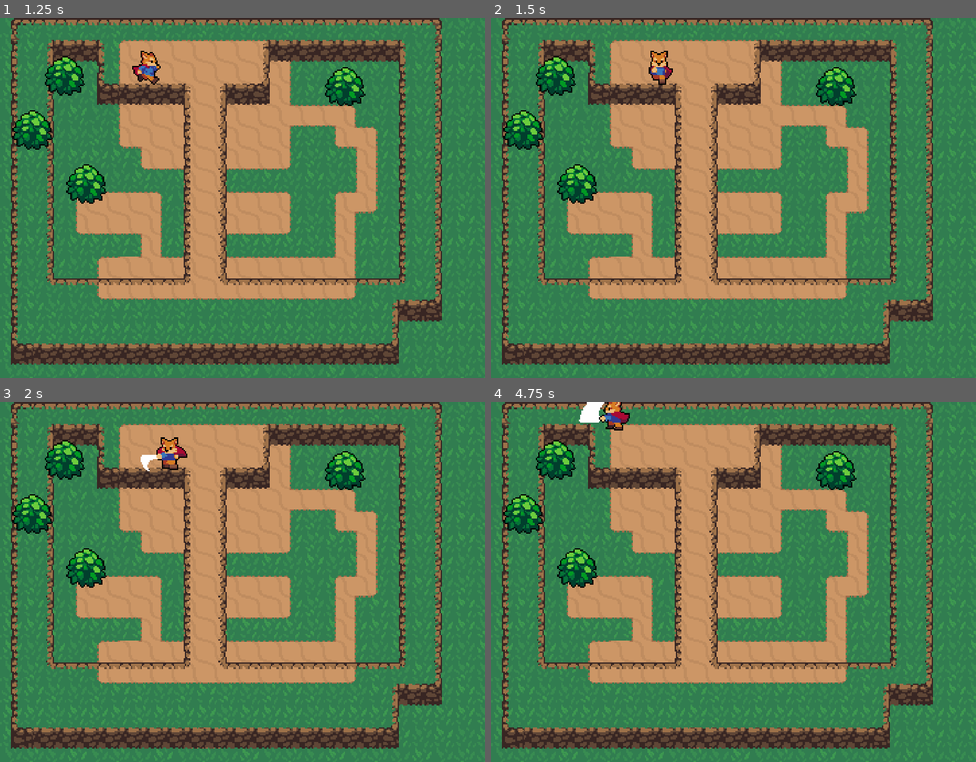
Above: before the commit, frames 1-4 (two rows, left to right).
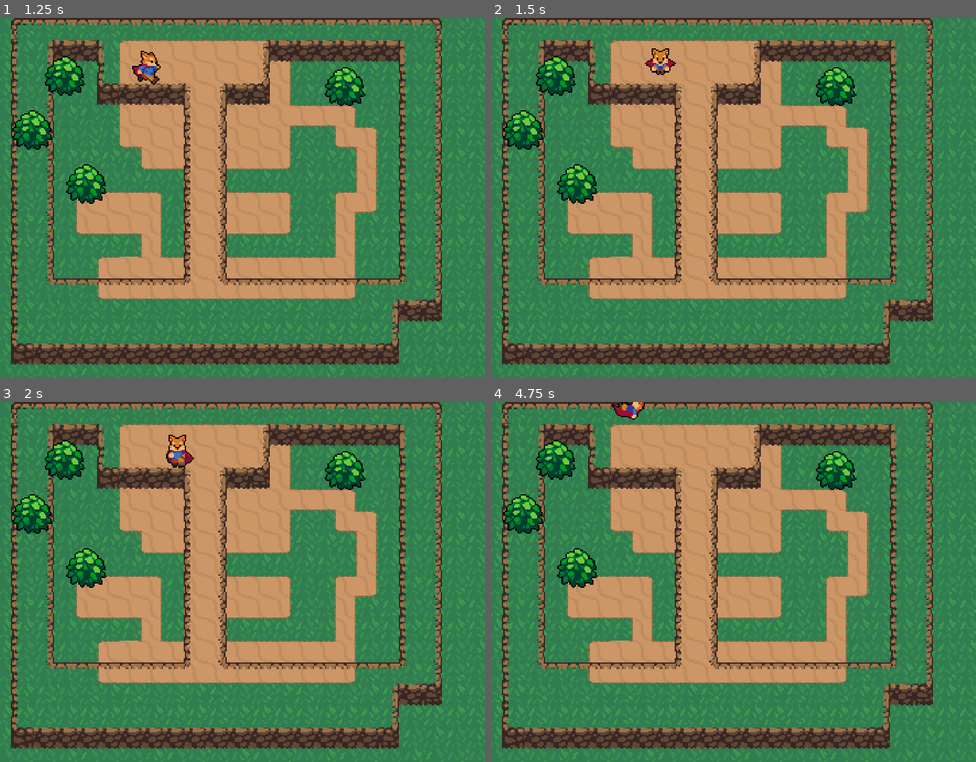
Above: after the commit, the same moments.

Repository: SugarCow/GO_GO_Fox_Action_RPG
Game: Godot game, scene res://world.tscn
Two runs of this game, one before a commit and one after it. Both use one fixed random seed, a clock stepped at 60 frames per second and the inputs below.
Inputs:
- Up to frame 1 (1.25 s): tap Enter at 0.5 s; hold Right (ui_right) from 0.53 s (still down); tap Space (attack) at 0.6 s; tap Shift (roll, bound only after the commit) at 0.8 s
- Up to frame 2 (1.5 s): release Right (ui_right) at 1.28 s; hold Down (ui_down) from 1.28 s (still down); tap Shift (roll, bound only after the commit) at 1.35 s
- Up to frame 3 (2 s): keep holding Down (ui_down); tap Space (attack) at 1.55 s
- Up to frame 4 (4.75 s): release Down (ui_down) at 2.03 s; hold Right (ui_right) 2.03-2.78 s; tap Space (attack) at 2.1, 3.05, 3.6, 4.55 s; tap Shift (roll, bound only after the commit) at 2.3, 2.85, 3.8, 4.35 s; hold Up (ui_up) 2.78-3.53 s; hold Left (ui_left) from 3.53 s (still down)

Frame 1 is identical in both runs. In frame 2, 0.3% of the frame differs, in the area x 31-39%, y 8-19%; in frame 3, 0.6%; in frame 4, 0.7%, in the area x 18-32%, y 0-8%.

Commit message:
added rolling animation

Diff:
--- a/Player/player.gd
+++ b/Player/player.gd
@@ -7,11 +7,16 @@
 const acceleration = 500 # the rate of which the speed changes overtime, so a higher value will mean it will reach the max_speed faster
 const max_speed = 80;
 const friction = 500 # used for decelerating movements so that the movement is more smooth
-
+const roll_speed = 400
 enum {  #short for enumerations similar to const
 	MOVE, #rtepresents 1
 	ROLL,  # represents 2
 	ATTACK # represents 3
+}
+enum {  #short for enumerations similar to const
+	run, #rtepresents 1
+	roll,  # represents 2
+	attack # represents 3
 }
 var state = MOVE
 
@@ -30,7 +35,7 @@
 		MOVE:
 			move_state(delta)
 		ROLL:
-			pass
+			roll_state(delta, input_direction)
 		ATTACK:
 			attack_state(delta)
 
@@ -38,6 +43,11 @@
 
 	animation_state.travel("attack")
 
+func roll_state(delta, dir):
+	animation_state.travel("roll")
+	dir = dir.normalized()
+	velocity = velocity.move_toward(dir * roll_speed, 200 * delta)
+	move_and_slide()
 
 
 
@@ -53,6 +63,8 @@
 		animation_tree.set("parameters/run/blend_position", input_direction)
 		animation_tree.set("parameters/idle/blend_position", input_direction)
 		animation_tree.set("parameters/attack/blend_position", input_direction)
+		animation_tree.set("parameters/roll/blend_position", input_direction)
+
 		animation_state.travel("run")
 
 #		velocity += input_direction * accleration * delta
@@ -68,7 +80,20 @@
 	move_and_slide()
 	if Input.is_action_just_pressed("attack"):
 		state = ATTACK
+	if Input.is_action_just_pressed("roll"):
+		state = ROLL
 
 
-func _on_animation_tree_animation_finished(anim_name):
+#func _on_animation_tree_animation_finished(anim_name):
+#	match anim_name:
+#		attack:
+#			state = MOVE
+#		roll:
+#			state = MOVE
+
+
+func attack_animation_finished():
 	state = MOVE
+
+func roll_animation_finsihed():
+	state = MOVE
--- a/Player/player.tscn
+++ b/Player/player.tscn
@@ -295,8 +295,8 @@
 "times": PackedFloat32Array(0.4),
 "transitions": PackedFloat32Array(1),
 "values": [{
-"args": [null],
-"method": &"_on_animation_tree_animation_finished"
+"args": [],
+"method": &"attack_animation_finished"
 }]
 }
 
@@ -337,8 +337,8 @@
 "times": PackedFloat32Array(0.4),
 "transitions": PackedFloat32Array(1),
 "values": [{
-"args": [null],
-"method": &"_on_animation_tree_animation_finished"
+"args": [],
+"method": &"attack_animation_finished"
 }]
 }
 
@@ -379,8 +379,8 @@
 "times": PackedFloat32Array(0.4),
 "transitions": PackedFloat32Array(1),
 "values": [{
-"args": [null],
-"method": &"_on_animation_tree_animation_finished"
+"args": [],
+"method": &"attack_animation_finished"
 }]
 }
 
@@ -421,8 +421,180 @@
 "times": PackedFloat32Array(0.4),
 "transitions": PackedFloat32Array(1),
 "values": [{
-"args": [null],
-"method": &"_on_animation_tree_animation_finished"
+"args": [],
+"method": &"attack_animation_finished"
+}]
+}
+
+[sub_resource type="Animation" id="Animation_gr26g"]
+resource_name = "roll_up"
+length = 0.5
+loop_mode = 1
+tracks/0/type = "value"
+tracks/0/imported = false
+tracks/0/enabled = true
+tracks/0/path = NodePath("AnimatedSprite2D:animation")
+tracks/0/interp = 1
+tracks/0/loop_wrap = true
+tracks/0/keys = {
+"times": PackedFloat32Array(0),
+"transitions": PackedFloat32Array(1),
+"update": 1,
+"values": [&"roll_up"]
+}
+tracks/1/type = "value"
+tracks/1/imported = false
+tracks/1/enabled = true
+tracks/1/path = NodePath("AnimatedSprite2D:frame")
+tracks/1/interp = 1
+tracks/1/loop_wrap = true
+tracks/1/keys = {
+"times": PackedFloat32Array(0, 0.1, 0.2, 0.3, 0.4),
+"transitions": PackedFloat32Array(1, 1, 1, 1, 1),
+"update": 1,
+"values": [0, 1, 2, 3, 4]
+}
+tracks/2/type = "method"
+tracks/2/imported = false
+tracks/2/enabled = true
+tracks/2/path = NodePath(".")
+tracks/2/interp = 1
+tracks/2/loop_wrap = true
+tracks/2/keys = {
+"times": PackedFloat32Array(0.5),
+"transitions": PackedFloat32Array(1),
+"values": [{
+"args": [],
+"method": &"roll_animation_finsihed"
+}]
+}
+
+[sub_resource type="Animation" id="Animation_bqk0p"]
+resource_name = "roll_down"
+length = 0.5
+loop_mode = 1
+tracks/0/type = "value"
+tracks/0/imported = false
+tracks/0/enabled = true
+tracks/0/path = NodePath("AnimatedSprite2D:animation")
+tracks/0/interp = 1
+tracks/0/loop_wrap = true
+tracks/0/keys = {
+"times": PackedFloat32Array(0),
+"transitions": PackedFloat32Array(1),
+"update": 1,
+"values": [&"roll_down "]
+}
+tracks/1/type = "value"
+tracks/1/imported = false
+tracks/1/enabled = true
+tracks/1/path = NodePath("AnimatedSprite2D:frame")
+tracks/1/interp = 1
+tracks/1/loop_wrap = true
+tracks/1/keys = {
+"times": PackedFloat32Array(0, 0.1, 0.2, 0.3, 0.4),
+"transitions": PackedFloat32Array(1, 1, 1, 1, 1),
+"update": 1,
+"values": [0, 1, 2, 3, 4]
+}
+tracks/2/type = "method"
+tracks/2/imported = false
+tracks/2/enabled = true
+tracks/2/path = NodePath(".")
+tracks/2/interp = 1
+tracks/2/loop_wrap = true
+tracks/2/keys = {
+"times": PackedFloat32Array(0.5),
+"transitions": PackedFloat32Array(1),
+"values": [{
+"args": [],
+"method": &"roll_animation_finsihed"
+}]
+}
+
+[sub_resource type="Animation" id="Animation_7hd8m"]
+resource_name = "roll_right"
+length = 0.5
+loop_mode = 1
+tracks/0/type = "value"
+tracks/0/imported = false
+tracks/0/enabled = true
+tracks/0/path = NodePath("AnimatedSprite2D:animation")
+tracks/0/interp = 1
+tracks/0/loop_wrap = true
+tracks/0/keys = {
+"times": PackedFloat32Array(0),
+"transitions": PackedFloat32Array(1),
+"update": 1,
+"values": [&"roll_right"]
+}
+tracks/1/type = "value"
+tracks/1/imported = false
+tracks/1/enabled = true
+tracks/1/path = NodePath("AnimatedSprite2D:frame")
+tracks/1/interp = 1
+tracks/1/loop_wrap = true
+tracks/1/keys = {
+"times": PackedFloat32Array(0, 0.1, 0.2, 0.3, 0.4),
+"transitions": PackedFloat32Array(1, 1, 1, 1, 1),
+"update": 1,
+"values": [0, 1, 2, 3, 4]
+}
+tracks/2/type = "method"
+tracks/2/imported = false
+tracks/2/enabled = true
+tracks/2/path = NodePath(".")
+tracks/2/interp = 1
+tracks/2/loop_wrap = true
+tracks/2/keys = {
+"times": PackedFloat32Array(0.5),
+"transitions": PackedFloat32Array(1),
+"values": [{
+"args": [],
+"method": &"roll_animation_finsihed"
+}]
+}
+
+[sub_resource type="Animation" id="Animation_qpamu"]
+resource_name = "roll_left"
+length = 0.5
+loop_mode = 1
+tracks/0/type = "value"
+tracks/0/imported = false
+tracks/0/enabled = true
+tracks/0/path = NodePath("AnimatedSprite2D:animation")
+tracks/0/interp = 1
+tracks/0/loop_wrap = true
+tracks/0/keys = {
+"times": PackedFloat32Array(0),
+"transitions": PackedFloat32Array(1),
+"update": 1,
+"values": [&"roll_left"]
+}
+tracks/1/type = "value"
+tracks/1/imported = false
+tracks/1/enabled = true
+tracks/1/path = NodePath("AnimatedSprite2D:frame")
+tracks/1/interp = 1
+tracks/1/loop_wrap = true
+tracks/1/keys = {
+"times": PackedFloat32Array(0, 0.1, 0.2, 0.3, 0.4),
+"transitions": PackedFloat32Array(1, 1, 1, 1, 1),
+"update": 1,
+"values": [0, 1, 2, 3, 4]
+}
+tracks/2/type = "method"
+tracks/2/imported = false
+tracks/2/enabled = true
+tracks/2/path = NodePath(".")
+tracks/2/interp = 1
+tracks/2/loop_wrap = true
+tracks/2/keys = {
+"times": PackedFloat32Array(0.5),
+"transitions": PackedFloat32Array(1),
+"values": [{
+"args": [],
+"method": &"roll_animation_finsihed"
 }]
 }
 
@@ -437,6 +609,10 @@
 "idle_left": SubResource("Animation_wf8af"),
 "idle_right": SubResource("Animation_bf63h"),
 "idle_up": SubResource("Animation_xqyco"),
+"roll_down": SubResource("Animation_bqk0p"),
+"roll_left": SubResource("Animation_qpamu"),
+"roll_right": SubResource("Animation_7hd8m"),
+"roll_up": SubResource("Animation_gr26g"),
 "run_down": SubResource("Animation_8q36f"),
 "run_left": SubResource("Animation_0vtqa"),
 "run_right": SubResource("Animation_533w2"),
@@ -510,6 +686,86 @@
 [sub_resource type="AtlasTexture" id="AtlasTexture_iowfs"]
 atlas = ExtResource("2_b8fjk")
 region = Rect2(1152, 0, 64, 64)
+
+[sub_resource type="AtlasTexture" id="AtlasTexture_6odys"]
+atlas = ExtResource("2_b8fjk")
+region = Rect2(3520, 0, 64, 64)
+
+[sub_resource type="AtlasTexture" id="AtlasTexture_6gtlf"]
+atlas = ExtResource("2_b8fjk")
+region = Rect2(3584, 0, 64, 64)
+
+[sub_resource type="AtlasTexture" id="AtlasTexture_le3k8"]
+atlas = ExtResource("2_b8fjk")
+region = Rect2(3648, 0, 64, 64)
+
+[sub_resource type="AtlasTexture" id="AtlasTexture_0rig1"]
+atlas = ExtResource("2_b8fjk")
+region = Rect2(3712, 0, 64, 64)
+
+[sub_resource type="AtlasTexture" id="AtlasTexture_vbdy7"]
+atlas = ExtResource("2_b8fjk")
+region = Rect2(3776, 0, 64, 64)
+
+[sub_resource type="AtlasTexture" id="AtlasTexture_xvchf"]
+atlas = ExtResource("2_b8fjk")
+region = Rect2(3200, 0, 64, 64)
+
+[sub_resource type="AtlasTexture" id="AtlasTexture_76wjw"]
+atlas = ExtResource("2_b8fjk")
+region = Rect2(3264, 0, 64, 64)
+
+[sub_resource type="AtlasTexture" id="AtlasTexture_x4j6h"]
+atlas = ExtResource("2_b8fjk")
+region = Rect2(3328, 0, 64, 64)
+
+[sub_resource type="AtlasTexture" id="AtlasTexture_m0618"]
+atlas = ExtResource("2_b8fjk")
+region = Rect2(3392, 0, 64, 64)
+
+[sub_resource type="AtlasTexture" id="AtlasTexture_v3ckj"]
+atlas = ExtResource("2_b8fjk")
+region = Rect2(3456, 0, 64, 64)
+
+[sub_resource type="AtlasTexture" id="AtlasTexture_jwm3m"]
+atlas = ExtResource("2_b8fjk")
+region = Rect2(2560, 0, 64, 64)
+
+[sub_resource type="AtlasTexture" id="AtlasTexture_ua4f8"]
+atlas = ExtResource("2_b8fjk")
+region = Rect2(2624, 0, 64, 64)
+
+[sub_resource type="AtlasTexture" id="AtlasTexture_0jvki"]
+atlas = ExtResource("2_b8fjk")
+region = Rect2(2688, 0, 64, 64)
+
+[sub_resource type="AtlasTexture" id="AtlasTexture_pxn48"]
+atlas = ExtResource("2_b8fjk")
+region = Rect2(2752, 0, 64, 64)
+
+[sub_resource type="AtlasTexture" id="AtlasTexture_1otyu"]
+atlas = ExtResource("2_b8fjk")
+region = Rect2(2816, 0, 64, 64)
+
+[sub_resource type="AtlasTexture" id="AtlasTexture_7k02u"]
+atlas = ExtResource("2_b8fjk")
+region = Rect2(2880, 0, 64, 64)
+
+[sub_resource type="AtlasTexture" id="AtlasTexture_mrlxp"]
+atlas = ExtResource("2_b8fjk")
+region = Rect2(2944, 0, 64, 64)
+
+[sub_resource type="AtlasTexture" id="AtlasTexture_q24ja"]
+atlas = ExtResource("2_b8fjk")
+region = Rect2(3008, 0, 64, 64)
+
+[sub_resource type="AtlasTexture" id="AtlasTexture_nvmqd"]
+atlas = ExtResource("2_b8fjk")
+region = Rect2(3072, 0, 64, 64)
+
+[sub_resource type="AtlasTexture" id="AtlasTexture_41cdd"]
+atlas = ExtResource("2_b8fjk")
+region = Rect2(3136, 0, 64, 64)
 
 [sub_resource type="AtlasTexture" id="AtlasTexture_xx07h"]
 atlas = ExtResource("2_b8fjk")
@@ -667,6 +923,86 @@
 }],
 "loop": true,
 "name": &"idle",
+"speed": 5.0
+}, {
+"frames": [{
+"duration": 1.0,
+"texture": SubResource("AtlasTexture_6odys")
+}, {
+"duration": 1.0,
+"texture": SubResource("AtlasTexture_6gtlf")
+}, {
+"duration": 1.0,
+"texture": SubResource("AtlasTexture_le3k8")
+}, {
+"duration": 1.0,
+"texture": SubResource("AtlasTexture_0rig1")
+}, {
+"duration": 1.0,
+"texture": SubResource("AtlasTexture_vbdy7")
+}],
+"loop": true,
+"name": &"roll_down ",
+"speed": 5.0
+}, {
+"frames": [{
+"duration": 1.0,
+"texture": SubResource("AtlasTexture_xvchf")
+}, {
+"duration": 1.0,
+"texture": SubResource("AtlasTexture_76wjw")
+}, {
+"duration": 1.0,
+"texture": SubResource("AtlasTexture_x4j6h")
+}, {
+"duration": 1.0,
+"texture": SubResource("AtlasTexture_m0618")
+}, {
+"duration": 1.0,
+"texture": SubResource("AtlasTexture_v3ckj")
+}],
+"loop": true,
+"name": &"roll_left",
+"speed": 5.0
+}, {
+"frames": [{
+"duration": 1.0,
+"texture": SubResource("AtlasTexture_jwm3m")
+}, {
+"duration": 1.0,
+"texture": SubResource("AtlasTexture_ua4f8")
+}, {
+"duration": 1.0,
+"texture": SubResource("AtlasTexture_0jvki")
+}, {
+"duration": 1.0,
+"texture": SubResource("AtlasTexture_pxn48")
+}, {
+"duration": 1.0,
+"texture": SubResource("AtlasTexture_1otyu")
+}],
+"loop": true,
+"name": &"roll_right",
+"speed": 5.0
+}, {
+"frames": [{
+"duration": 1.0,
+"texture": SubResource("AtlasTexture_7k02u")
+}, {
+"duration": 1.0,
+"texture": SubResource("AtlasTexture_mrlxp")
+}, {
+"duration": 1.0,
+"texture": SubResource("AtlasTexture_q24ja")
+}, {
+"duration": 1.0,
+"texture": SubResource("AtlasTexture_nvmqd")
+}, {
+"duration": 1.0,
+"texture": SubResource("AtlasTexture_41cdd")
+}],
+"loop": true,
+"name": &"roll_up",
 "speed": 5.0
 }, {
 "frames": [{
@@ -804,6 +1140,29 @@
 max_space = Vector2(1, 1.1)
 blend_mode = 1
 
+[sub_resource type="AnimationNodeAnimation" id="AnimationNodeAnimation_82gca"]
+animation = &"roll_down"
+
+[sub_resource type="AnimationNodeAnimation" id="AnimationNodeAnimation_07emn"]
+animation = &"roll_up"
+
+[sub_resource type="AnimationNodeAnimation" id="AnimationNodeAnimation_d1xdu"]
+animation = &"roll_right"
+
+[sub_resource type="AnimationNodeAnimation" id="AnimationNodeAnimation_py6hm"]
+animation = &"roll_left"
+
+[sub_resource type="AnimationNodeBlendSpace2D" id="AnimationNodeBlendSpace2D_yklco"]
+blend_point_0/node = SubResource("AnimationNodeAnimation_82gca")
+blend_point_0/pos = Vector2(0, 1)
+blend_point_1/node = SubResource("AnimationNodeAnimation_07emn")
+blend_point_1/pos = Vector2(0, -1)
+blend_point_2/node = SubResource("AnimationNodeAnimation_d1xdu")
+blend_point_2/pos = Vector2(1, 0)
+blend_point_3/node = SubResource("AnimationNodeAnimation_py6hm")
+blend_point_3/pos = Vector2(-1, 0)
+blend_mode = 1
+
 [sub_resource type="AnimationNodeAnimation" id="AnimationNodeAnimation_ac5t8"]
 animation = &"run_down"
 
@@ -845,16 +1204,26 @@
 
 [sub_resource type="AnimationNodeStateMachineTransition" id="AnimationNodeStateMachineTransition_s2757"]
 
+[sub_resource type="AnimationNodeStateMachineTransition" id="AnimationNodeStateMachineTransition_y1ns7"]
+
+[sub_resource type="AnimationNodeStateMachineTransition" id="AnimationNodeStateMachineTransition_y12ue"]
+
+[sub_resource type="AnimationNodeStateMachineTransition" id="AnimationNodeStateMachineTransition_r1dbg"]
+
+[sub_resource type="AnimationNodeStateMachineTransition" id="AnimationNodeStateMachineTransition_1jels"]
+
 [sub_resource type="AnimationNodeStateMachine" id="AnimationNodeStateMachine_3jqgj"]
 states/Start/position = Vector2(173, 118)
 states/attack/node = SubResource("AnimationNodeBlendSpace2D_7pl1h")
 states/attack/position = Vector2(542, 262)
 states/idle/node = SubResource("AnimationNodeBlendSpace2D_svl47")
 states/idle/position = Vector2(389, 118)
+states/roll/node = SubResource("AnimationNodeBlendSpace2D_yklco")
+states/roll/position = Vector2(527, 3.73602)
 states/run/node = SubResource("AnimationNodeBlendSpace2D_3k5f1")
 states/run/position = Vector2(692, 123)
-transitions = ["idle", "run", SubResource("AnimationNodeStat …(436 unchanged characters)… mationNodeStateMachineTransition_s2757")]
-graph_offset = Vector2(0, 61.736)
+transitions = ["idle", "run", SubResource("AnimationNodeStat …(436 unchanged characters)… mationNodeStateMachineTransition_s2757"), "idle", "roll", SubResource("AnimationNodeStateMachineTransition_y1ns7"), "roll", "idle", SubResource("AnimationNodeStateMachineTransition_y12ue"), "roll", "run", SubResource("AnimationNodeStateMachineTransition_r1dbg"), "run", "roll", SubResource("AnimationNodeStateMachineTransition_1jels")]
+graph_offset = Vector2(0, -31.2811)
 
 [sub_resource type="AnimationNodeStateMachinePlayback" id="AnimationNodeStateMachinePlayback_bf8bb"]
 
@@ -886,6 +1255,7 @@
 parameters/playback = SubResource("AnimationNodeStateMachinePlayback_bf8bb")
 parameters/attack/blend_position = Vector2(0.00165403, 0.00436687)
 parameters/idle/blend_position = Vector2(0.00150371, 0.0240176)
-parameters/run/blend_position = Vector2(0, 0)
+parameters/roll/blend_position = Vector2(0.00451124, -0.0131004)
+parameters/run/blend_position = Vector2(0.00300753, -0.0240175)
 
 [connection signal="animation_finished" from="AnimationTree" to="." method="_on_animation_tree_animation_finished"]
--- a/project.godot
+++ b/project.godot
@@ -59,6 +59,11 @@
 , Object(InputEventMouseButton,"resource_local_to_scene":false,"resource_name":"","device":-1,"window_id":0,"alt_presse …(232 unchanged characters)…
 ]
 }
+roll={
+"deadzone": 0.5,
+"events": [Object(InputEventKey,"resource_local_to_scene":false,"resource_name":"","device":-1,"window_id":0,"alt_pressed":false,"shift_pressed":false,"ctrl_pressed":false,"meta_pressed":false,"pressed":false,"keycode":0,"physical_keycode":4194325,"key_label":0,"unicode":0,"echo":false,"script":null)
+]
+}
 
 [rendering]
 
Not shown: 1 places in Player/player.tscn that only renumber resources
